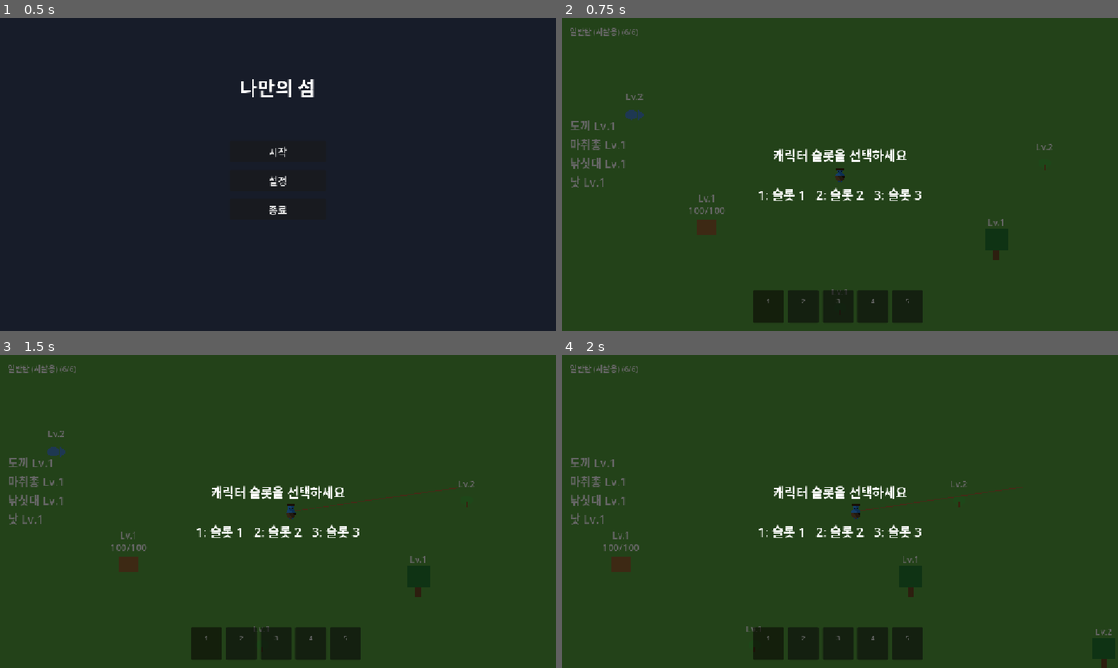
Above: before the commit, frames 1-4 (two rows, left to right).
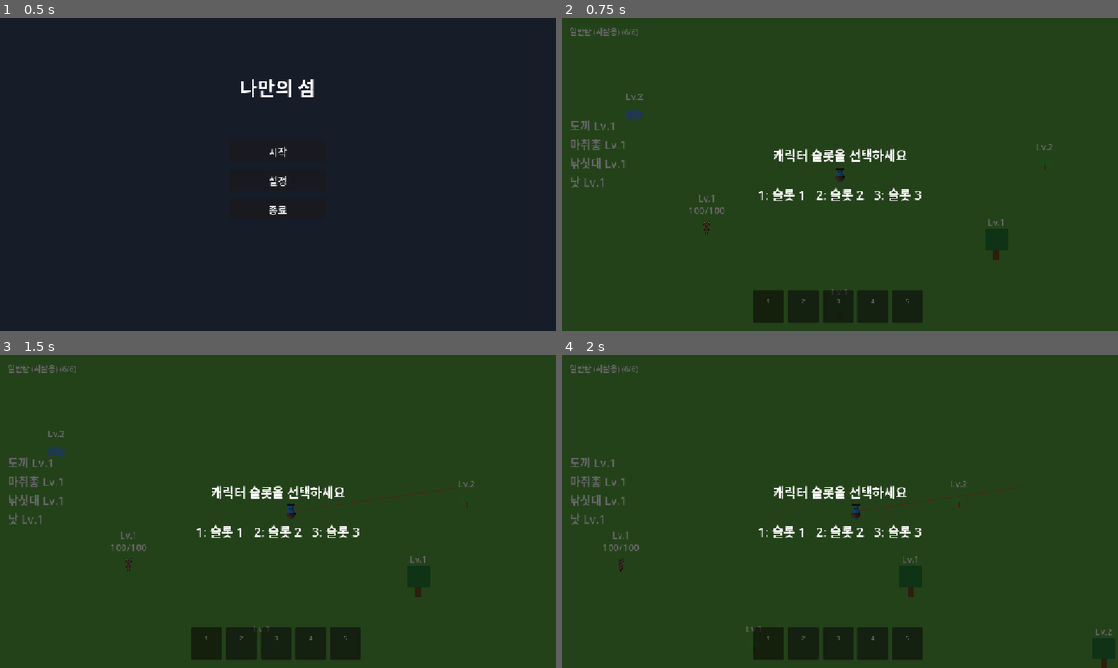
Above: after the commit, the same moments.

Repository: kimtuna/test_game
Game: Godot game, scene res://scenes/MainMenu.tscn
Two runs of this game, one before a commit and one after it. Both use one fixed random seed, a clock stepped at 60 frames per second and the inputs below.
Inputs (mouse positions are in pixels of both pictures, inside the frame that each line leads up to):
- Up to frame 1 (0.5 s): no input
- Up to frame 2 (0.75 s): click "시작" at 0.5 s
- Up to frame 3 (1.5 s): tap Enter at 1.25 s; move the mouse to (400, 495) at 1.27 s; hold D (move_right) from 1.28 s (still down); click (400, 495) at 1.35 s
- Up to frame 4 (2 s): keep holding D (move_right); tap Space at 1.52 s

Frame 1 is identical in both runs. In frame 2, 0.2% of the frame differs, in the area x 24-28%, y 64-70%; in frame 3, 0.2%, in the area x 21-25%, y 64-70%; in frame 4, 0.2%.

Commit message:
feat: 사슴 걷기 애니메이션 생성 + Godot 반영 (inbox #9 3~4번 처리)
PixelLab animate-with-text-v2로 deer_base.png를 참조 이미지 삼아 걷기 16프레임을
생성하고, Read 도구로 확대 스트립을 직접 확인해 다리/뿔 비례가 프레임마다
일관되고 자연스럽게 이어지는 것을 확인했다. scripts/animal.gd가 절차적 단색
사각형 대신 deer_base.png(정지)/deer_walk_00~15.png(도주 중)를 실제로 로드해
표시하도록 바꿨다 — player.gd의 걷기 애니메이션 패턴(프레임 순환 타이머, 정지 시
즉시 기본 프레임 복귀)을 그대로 재사용하되, "이동 중" 판정 기준을 is_fleeing으로
잡았다.

QA 중 새로 추가한 PNG들이 .import 파일 없이는 헤드리스 스크립트에서
"No loader found for resource" 에러로 로드되지 않는다는 것을 발견했다 —
godot --headless --editor --quit로 임포트를 한 번 실행해 .import 파일을 생성해야
했다. 기존에 커밋되지 않은 채 남아있던 body_base.png.import도 같은 이유로 함께
커밋했다.

Co-Authored-By: Claude Sonnet 5 <noreply@anthropic.com>

Diff:
--- a/scripts/animal.gd
+++ b/scripts/animal.gd
@@ -76,6 +76,16 @@
 # 여전히 "완전히 붙어있을 때는 조준 방향과 무관하게 맞는다"는 최소 사거리
 # 처리(player.gd의 POINT_BLANK_DISTANCE)와 기존 헤드리스 테스트의 근접 확인
 # 용도로 쓰인다.
+#
+# inbox.md #9 2~4번: 절차적 단색 사각형을 PixelLab으로 생성한 실제 사슴 도트
+# 그림(assets/sprites/animal/deer_base.png, 정지 상태 + deer_walk_00~15.png,
+# 걷기 16프레임)으로 교체했다. player.gd의 걷기 애니메이션 패턴(WALK_FRAME_
+# DURATION마다 프레임 순환, 멈추면 즉시 첫 프레임/기본 텍스처로 복귀)을 그대로
+# 재사용했다 — 이 동물은 도주(is_fleeing) 중에만 실제로 이동하므로, "이동
+# 중"의 기준을 player처럼 입력 방향이 아니라 is_fleeing으로 잡았다. 현재
+# 게임에 동물 종류가 사슴 하나뿐이라(scenes/Main.tscn에 Animal 인스턴스 1개)
+# 텍스처 경로를 사슴 전용으로 하드코딩했다 — 종류가 늘어나면 텍스처 셋을
+# 파라미터화해야 한다(다음 세션 과제, 지금은 범위 밖).
 
 signal harvested(resource_name: String, amount: int)
 signal captured(animal_name: String)
@@ -85,6 +95,11 @@
 const CAPTURE_HEALTH_RATIO: float = 0.08
 const FLEE_SPEED: float = 220.0
 const FLEE_DURATION: float = 0.6
+
+const BASE_TEXTURE_PATH := "res://assets/sprites/animal/deer_base.png"
+const WALK_FRAME_COUNT := 16
+const WALK_FRAME_PATH_FORMAT := "res://assets/sprites/animal/deer_walk_%02d.png"
+const WALK_FRAME_DURATION := 0.08
 
 @export_range(1, 3) var grade: int = 1
 
@@ -98,6 +113,12 @@
 var flee_direction: Vector2 = Vector2.ZERO
 var terrain: Node = null
 
+var base_texture: Texture2D = null
+var walk_frames: Array[Texture2D] = []
+var is_walking: bool = false
+var walk_timer: float = 0.0
+var walk_frame_index: int = 0
+
 @onready var sprite: Sprite2D = $Sprite2D
 @onready var health_label: Label = $HealthLabel
 @onready var grade_label: Label = $GradeLabel
@@ -113,7 +134,10 @@
 	sight_area.body_exited.connect(_on_sight_body_exited)
 	sound_area.body_entered.connect(_on_sound_body_entered)
 	sound_area.body_exited.connect(_on_sound_body_exited)
-	sprite.texture = _create_animal_texture()
+	base_texture = load(BASE_TEXTURE_PATH)
+	for i in range(WALK_FRAME_COUNT):
+		walk_frames.append(load(WALK_FRAME_PATH_FORMAT % i))
+	sprite.texture = base_texture
 	max_health = MAX_HEALTH * grade
 	health = max_health
 	grade_label.text = "Lv.%d" % grade
@@ -164,6 +188,7 @@
 		if player_in_sound_range != null and player_in_sound_range.velocity.length() > 0.0:
 			_start_fleeing(player_in_sound_range)
 		else:
+			_update_walk_animation(delta, false)
 			return
 	global_position += flee_direction * FLEE_SPEED * delta
 	if terrain != null:
@@ -173,6 +198,26 @@
 	flee_timer -= delta
 	if flee_timer <= 0.0:
 		is_fleeing = false
+	_update_walk_animation(delta, is_fleeing)
+
+# player.gd의 _update_walk_animation과 동일한 패턴(inbox #9 4번) — 이동 중일
+# 때만 WALK_FRAME_DURATION마다 프레임을 순환시키고, 멈추면 즉시 정지 텍스처
+# (deer_base.png)로 되돌린다. 이 동물은 도주(is_fleeing) 상태가 곧 "이동
+# 중"이므로 player처럼 입력 방향 대신 moving 인자에 is_fleeing을 그대로 넘긴다.
+func _update_walk_animation(delta: float, moving: bool) -> void:
+	if not moving:
+		if is_walking:
+			is_walking = false
+			walk_timer = 0.0
+			walk_frame_index = 0
+			sprite.texture = base_texture
+		return
+	is_walking = true
+	walk_timer += delta
+	if walk_timer >= WALK_FRAME_DURATION:
+		walk_timer -= WALK_FRAME_DURATION
+		walk_frame_index = (walk_frame_index + 1) % walk_frames.size()
+		sprite.texture = walk_frames[walk_frame_index]
 
 func _attack(shooter: CharacterBody2D) -> void:
 	if not shooter.has_equipped("tool"):
@@ -217,11 +262,3 @@
 
 func _update_health_label() -> void:
 	health_label.text = "%d/%d" % [health, max_health]
-
-func _create_animal_texture() -> ImageTexture:
-	var image := Image.create(40, 32, false, Image.FORMAT_RGBA8)
-	image.fill(Color(0, 0, 0, 0))
-	for x in range(40):
-		for y in range(32):
-			image.set_pixel(x, y, Color(0.6, 0.4, 0.2))
-	return ImageTexture.create_from_image(image)
Not shown, added: assets/sprites/animal/deer_base.png.import
Binary file added: assets/sprites/animal/deer_walk_00.png
Not shown, added: assets/sprites/animal/deer_walk_00.png.import
Binary file added: assets/sprites/animal/deer_walk_01.png
Not shown, added: assets/sprites/animal/deer_walk_01.png.import
Binary file added: assets/sprites/animal/deer_walk_02.png
Not shown, added: assets/sprites/animal/deer_walk_02.png.import
Binary file added: assets/sprites/animal/deer_walk_03.png
Not shown, added: assets/sprites/animal/deer_walk_03.png.import
Binary file added: assets/sprites/animal/deer_walk_04.png
Not shown, added: assets/sprites/animal/deer_walk_04.png.import
Binary file added: assets/sprites/animal/deer_walk_05.png
(and 22 more such lines)
